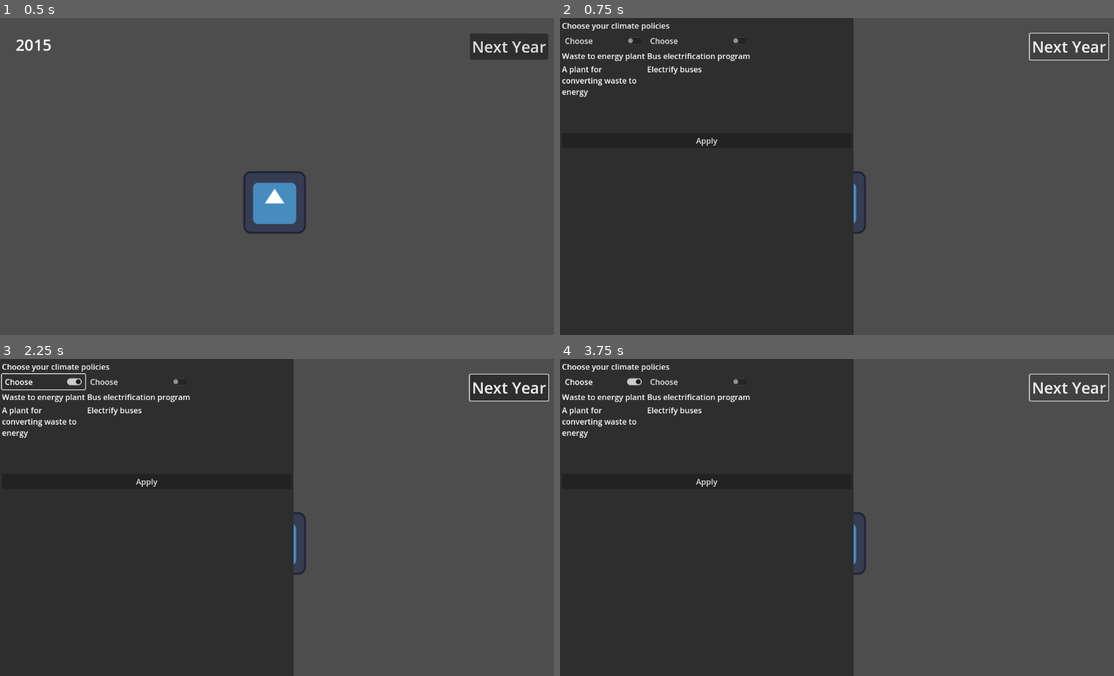
Above: before the commit, frames 1-4 (two rows, left to right).
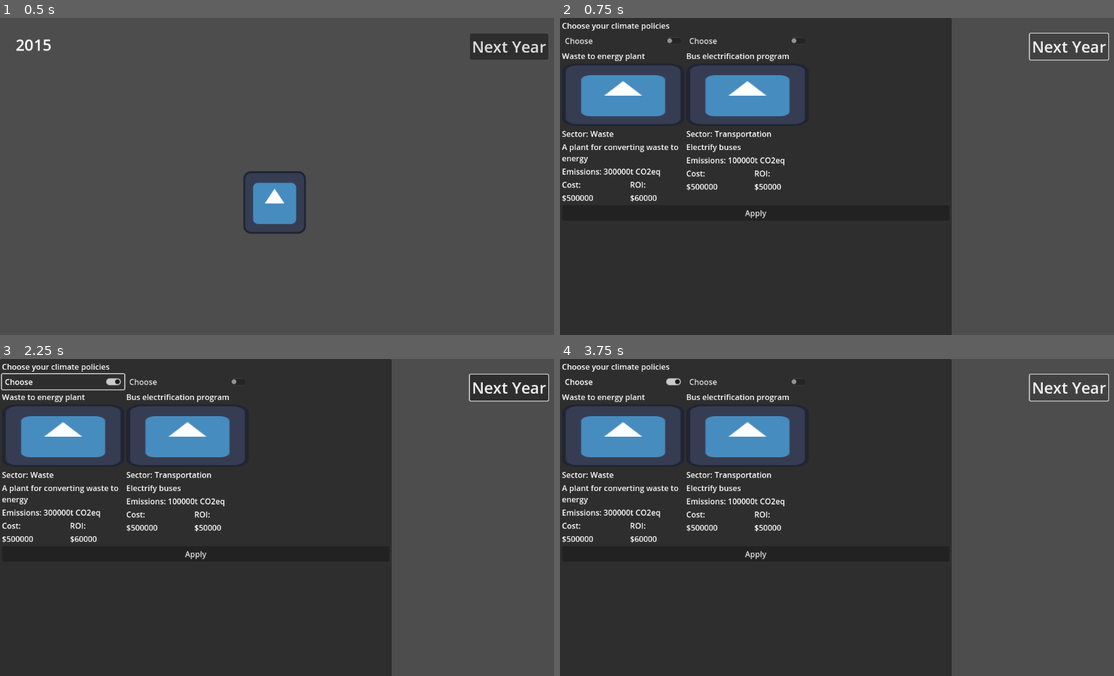
Above: after the commit, the same moments.

Repository: Open-Earth-Foundation/emissionary_game
Game: Godot game, scene res://scenes/game.tscn
The game is run twice, just before and just after one commit, with the same random seed, the same clock (stepped at 60 frames per second) and the same inputs. The engine's default icon, where the game draws it, is replaced by a stand-in: a white triangle on a blue panel in a dark square.
Inputs:
- Up to frame 1 (0.5 s): no input
- Up to frame 2 (0.75 s): click "Next Year" at 0.5 s
- Up to frame 3 (2.25 s): click "Next Year" at 1.25 s; click "Choose" at 2 s
- Up to frame 4 (3.75 s): click "Apply" at 2.75 s; click "Next Year" at 3.5 s

Frame 1 is identical in both runs. In frame 2, 27% of the frame differs, in the area x 0-71%, y 0-100%; in frame 3, 27%; in frame 4, 27%.

Commit message:
feat: add add policy features
Signed-off-by: Evan Prodromou <evan@openearth.org>

Diff:
--- a/scenes/decision_making.tscn
+++ b/scenes/decision_making.tscn
@@ -1,9 +1,10 @@
-[gd_scene load_steps=2 format=3 uid="uid://b8yqqxef38ox0"]
+[gd_scene load_steps=3 format=3 uid="uid://b8yqqxef38ox0"]
 
 [ext_resource type="Script" path="res://scripts/decision_making.gd" id="1_q2ajv"]
+[ext_resource type="Texture2D" uid="uid://b8cpjc64wjvyn" path="res://icon.svg" id="2_s0qny"]
 
 [node name="DecisionMaking" type="PopupPanel"]
-size = Vector2i(600, 400)
+size = Vector2i(800, 600)
 visible = true
 script = ExtResource("1_q2ajv")
 
@@ -26,7 +27,7 @@
 layout_mode = 2
 
 [node name="PolicyCard" type="VBoxContainer" parent="VBoxContainer/PolicyList"]
-custom_minimum_size = Vector2(150, 200)
+custom_minimum_size = Vector2(250, 300)
 layout_mode = 2
 
 [node name="CheckButton" type="CheckButton" parent="VBoxContainer/PolicyList/PolicyCard"]
@@ -39,11 +40,64 @@
 text = "Policy Title
 "
 
+[node name="PolicyImage" type="TextureRect" parent="VBoxContainer/PolicyList/PolicyCard"]
+layout_mode = 2
+texture = ExtResource("2_s0qny")
+
+[node name="PolicySectorContainer" type="HBoxContainer" parent="VBoxContainer/PolicyList/PolicyCard"]
+layout_mode = 2
+
+[node name="PolicySectorLabel" type="Label" parent="VBoxContainer/PolicyList/PolicyCard/PolicySectorContainer"]
+layout_mode = 2
+text = "Sector:"
+
+[node name="PolicySector" type="Label" parent="VBoxContainer/PolicyList/PolicyCard/PolicySectorContainer"]
+layout_mode = 2
+text = "Waste"
+
 [node name="PolicyDescription" type="RichTextLabel" parent="VBoxContainer/PolicyList/PolicyCard"]
 layout_mode = 2
 text = "Policy Description
 "
 fit_content = true
+
+[node name="PolicyImpactContainer" type="HBoxContainer" parent="VBoxContainer/PolicyList/PolicyCard"]
+layout_mode = 2
+
+[node name="ImpactLabel" type="Label" parent="VBoxContainer/PolicyList/PolicyCard/PolicyImpactContainer"]
+layout_mode = 2
+text = "Emissions:"
+
+[node name="PolicyImpact" type="Label" parent="VBoxContainer/PolicyList/PolicyCard/PolicyImpactContainer"]
+layout_mode = 2
+text = "200kT CO2eq"
+
+[node name="PolicyPropertiesContainer" type="HBoxContainer" parent="VBoxContainer/PolicyList/PolicyCard"]
+layout_mode = 2
+theme_override_constants/separation = 75
+
+[node name="PolicyCostContainer" type="VBoxContainer" parent="VBoxContainer/PolicyList/PolicyCard/PolicyPropertiesContainer"]
+layout_mode = 2
+
+[node name="CostLabel" type="Label" parent="VBoxContainer/PolicyList/PolicyCard/PolicyPropertiesContainer/PolicyCostContainer"]
+layout_mode = 2
+text = "Cost:
+"
+
+[node name="PolicyCost" type="Label" parent="VBoxContainer/PolicyList/PolicyCard/PolicyPropertiesContainer/PolicyCostContainer"]
+layout_mode = 2
+text = "$100,000"
+
+[node name="PolicyROIContainer" type="VBoxContainer" parent="VBoxContainer/PolicyList/PolicyCard/PolicyPropertiesContainer"]
+layout_mode = 2
+
+[node name="ROILabel" type="Label" parent="VBoxContainer/PolicyList/PolicyCard/PolicyPropertiesContainer/PolicyROIContainer"]
+layout_mode = 2
+text = "ROI:"
+
+[node name="PolicyROI" type="Label" parent="VBoxContainer/PolicyList/PolicyCard/PolicyPropertiesContainer/PolicyROIContainer"]
+layout_mode = 2
+text = "$60,000"
 
 [node name="ApplyButton" type="Button" parent="VBoxContainer"]
 layout_mode = 2
--- a/scripts/decision_making.gd
+++ b/scripts/decision_making.gd
@@ -2,6 +2,12 @@
 
 @onready var policyList = $VBoxContainer/PolicyList
 @onready var policyCard = $VBoxContainer/PolicyList/PolicyCard
+
+var sector_names = {
+	"I": "Stationary Energy",
+	"II": "Transportation",
+	"III": "Waste"
+}
 
 var available_policies = [
 	{
@@ -36,6 +42,10 @@
 			seenOnce = true
 		newCard.get_node('PolicyTitle').text = policy['title']
 		newCard.get_node('PolicyDescription').text = policy['description']
+		newCard.get_node('PolicySectorContainer/PolicySector').text = sector_names[policy['sector']]
+		newCard.get_node('PolicyImpactContainer/PolicyImpact').text = str(policy['impact']) + "t CO2eq"
+		newCard.get_node('PolicyPropertiesContainer/PolicyCostContainer/PolicyCost').text = "$" + str(policy['cost'])
+		newCard.get_node('PolicyPropertiesContainer/PolicyROIContainer/PolicyROI').text = "$" + str(policy['roi'])
 		policyList.add_child(newCard)
 
 func newPolicies(year):
